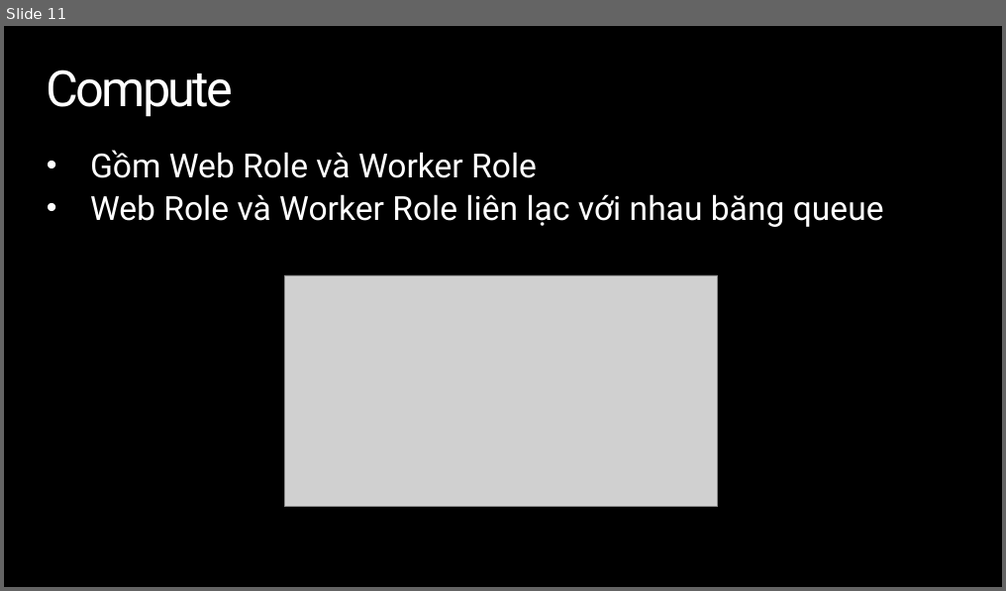
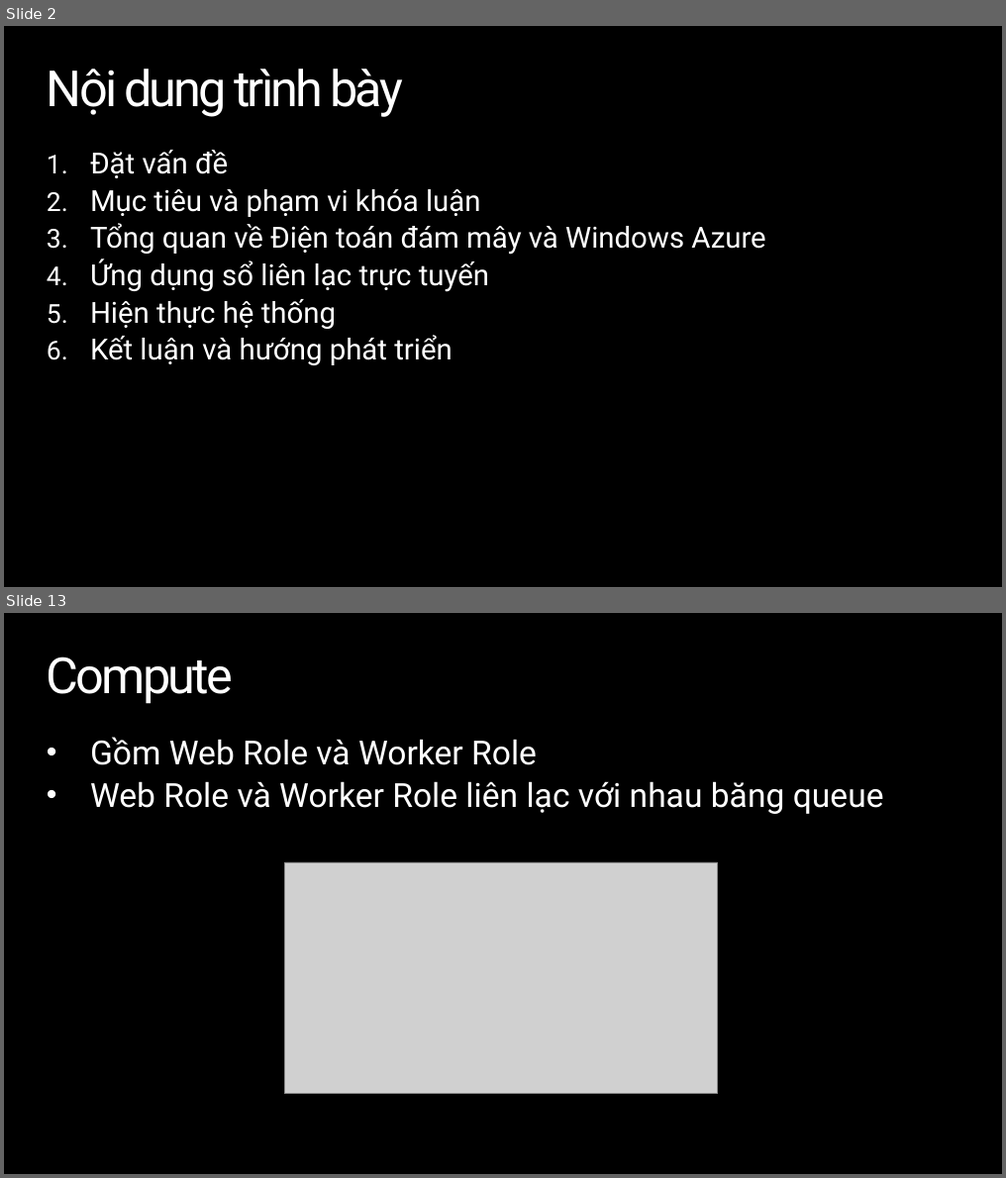
Before and after one commit to tiendv/contactbook, a slide deck: Project_Management/Báo cáo khóa luận/Presentation.pptx. Shown one above the other, each under a label of ours: slide 11 before the commit, slides 2 and 13 after it; the slides between them are not shown. The pictures are 1006x591 and 1006x1178 pixels, drawn with LibreOffice and Linux fonts; fonts in the diff are those of the drawing; grey boxes stand for pictures; background and template pictures are left out. Boxes give left, top, right and bottom in pixels: in the first picture for what was removed or moved away, otherwise in the second. Text is boxed around its words. In the diff, an @@ line names an element or a change of style, - is before the commit and + after.

```diff
--- a/Project_Management/Báo cáo khóa luận/Presentation.pptx
+++ b/Project_Management/Báo cáo khóa luận/Presentation.pptx
@@ slide 2 added at (4,26,1002,587), background picture (left out) @@
@@ title added at (47,69,403,117), 48 pt, text #FFFFFF @@
+Nội dung trình bày
@@ text added at (90,150,765,366), 28 pt, text #FFFFFF @@
+1. Đặt vấn đề
+2. Mục tiêu và phạm vi khóa luận
+3. Tổng quan về Điện toán đám mây và Windows Azure
+4. Ứng dụng sổ liên lạc trực tuyến
+5. Hiện thực hệ thống
+6. Kết luận và hướng phát triển
@@ what was slide 11 is now slide 13 @@
```
Also in this commit, not shown: 9 slides changed, 9 other slides added, 5 slides removed.
